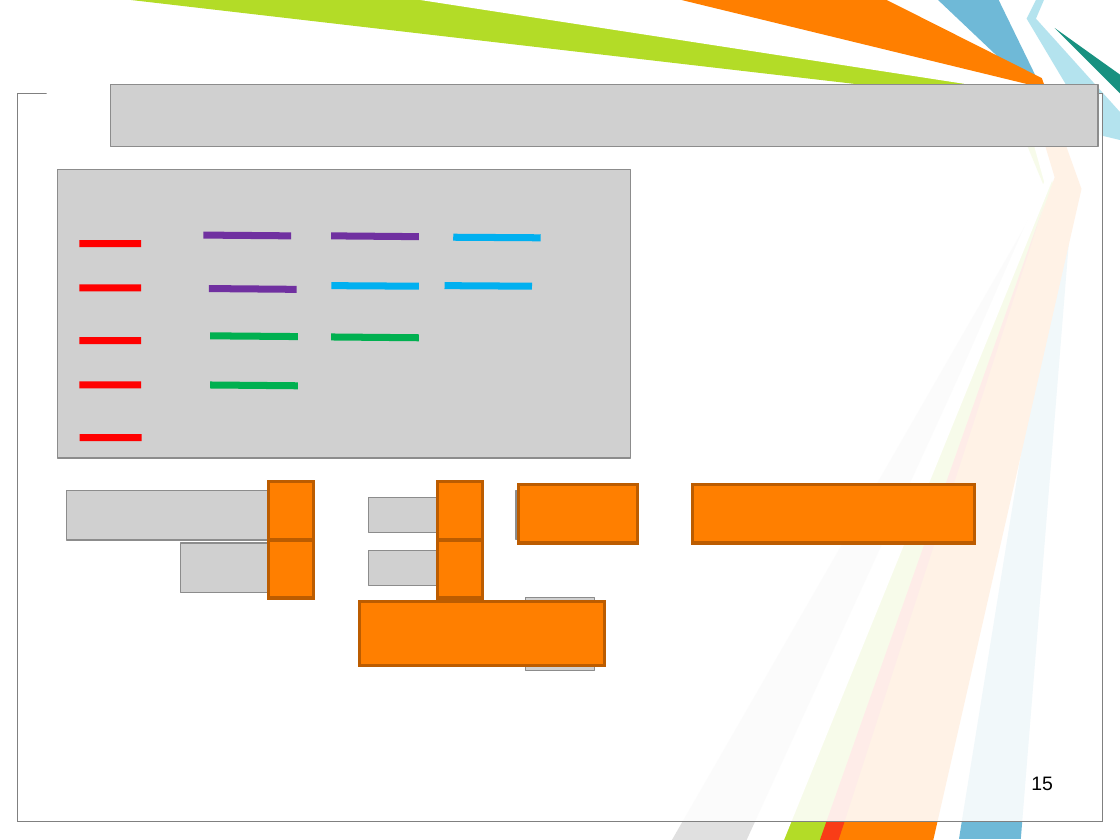
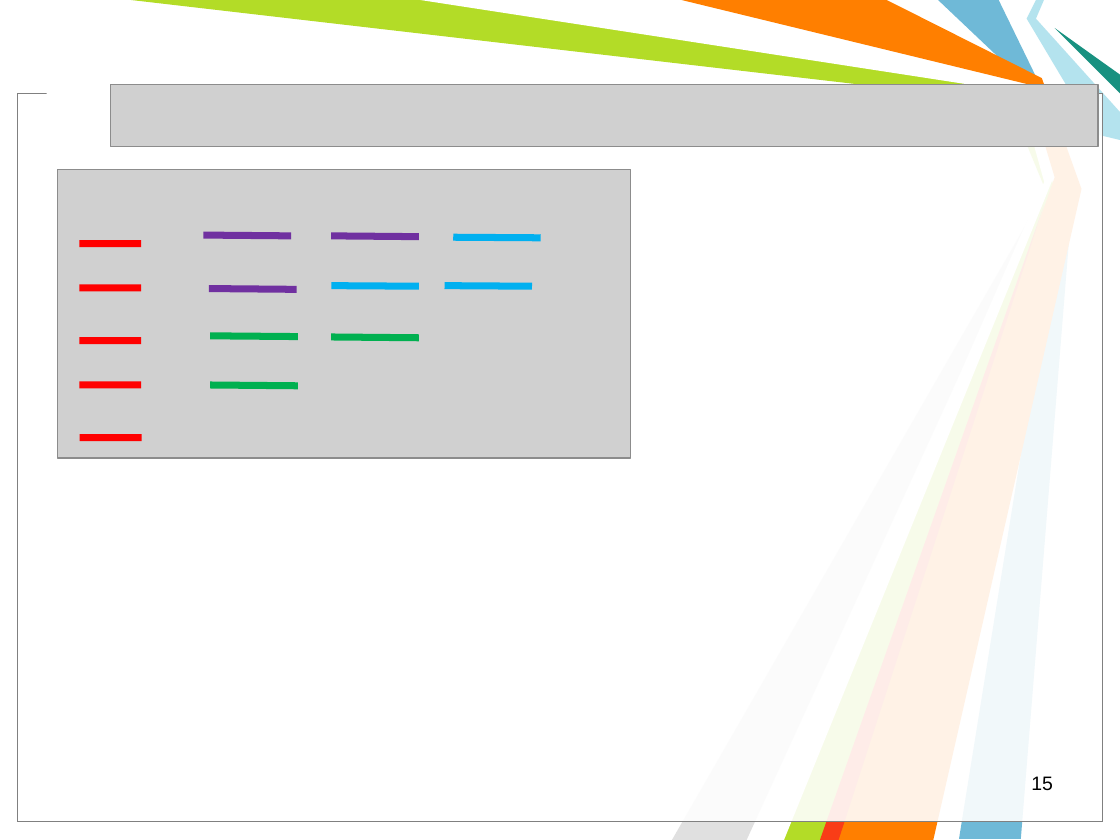
Before and after one commit to l432/NMK, a slide deck: slide 15 of Lecture/Chem/Lessons13/Less00_13s.ppt. Drawn at 1120x840 pixels with LibreOffice and Linux fonts; fonts in the diff are those of the drawing; grey boxes stand for pictures; background and template pictures are left out. Boxes give left, top, right and bottom in pixels: in the first picture for what was removed or moved away, otherwise in the second. Text is boxed around its words. In the diff, an @@ line names an element or a change of style, - is before the commit and + after.

```diff
--- a/Lecture/Chem/Lessons13/Less00_13s.ppt
+++ b/Lecture/Chem/Lessons13/Less00_13s.ppt
@@ picture removed at (x1=67, y1=491, x2=295, y2=540) @@
@@ rectangle removed at (x1=269, y1=482, x2=314, y2=540) @@
@@ picture removed at (x1=368, y1=497, x2=459, y2=533) @@
@@ rectangle removed at (x1=438, y1=482, x2=483, y2=540) @@
@@ picture removed at (x1=516, y1=491, x2=632, y2=540) @@
@@ rectangle removed at (x1=519, y1=485, x2=637, y2=543) @@
@@ rectangle removed at (x1=692, y1=485, x2=974, y2=543) @@
@@ picture removed at (x1=697, y1=486, x2=812, y2=535) @@
@@ picture removed at (x1=180, y1=543, x2=296, y2=592) @@
@@ rectangle removed at (x1=269, y1=540, x2=314, y2=598) @@
@@ picture removed at (x1=368, y1=550, x2=459, y2=586) @@
@@ rectangle removed at (x1=438, y1=540, x2=483, y2=598) @@
@@ picture removed at (x1=525, y1=598, x2=594, y2=671) @@
@@ rectangle removed at (x1=360, y1=601, x2=604, y2=665) @@
@@ picture removed at (x1=368, y1=620, x2=459, y2=665) @@
```
Also in this commit, not shown: 4 other slides changed, 7 slides added, 7 slides removed, 3 other files.
